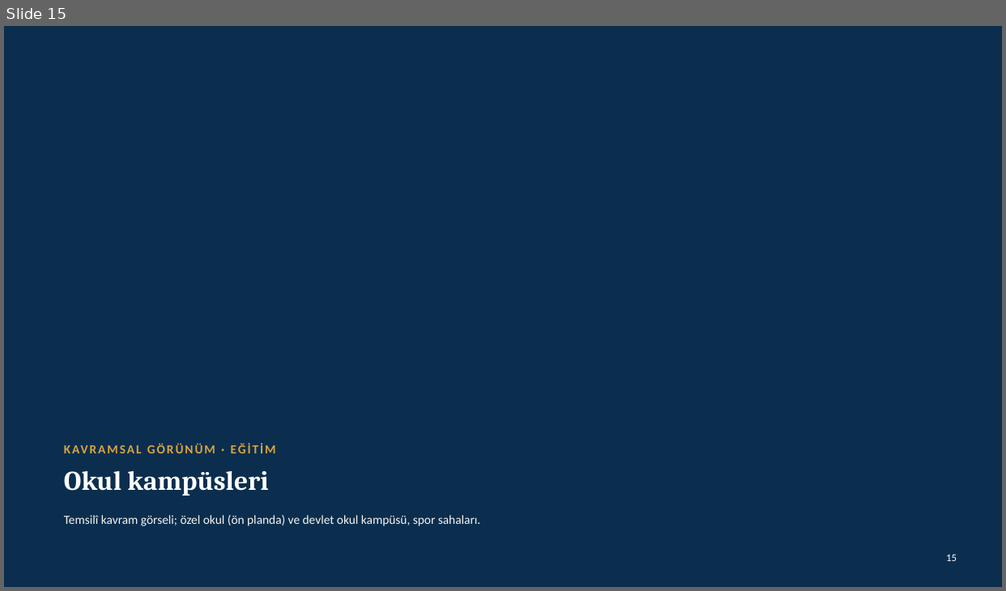
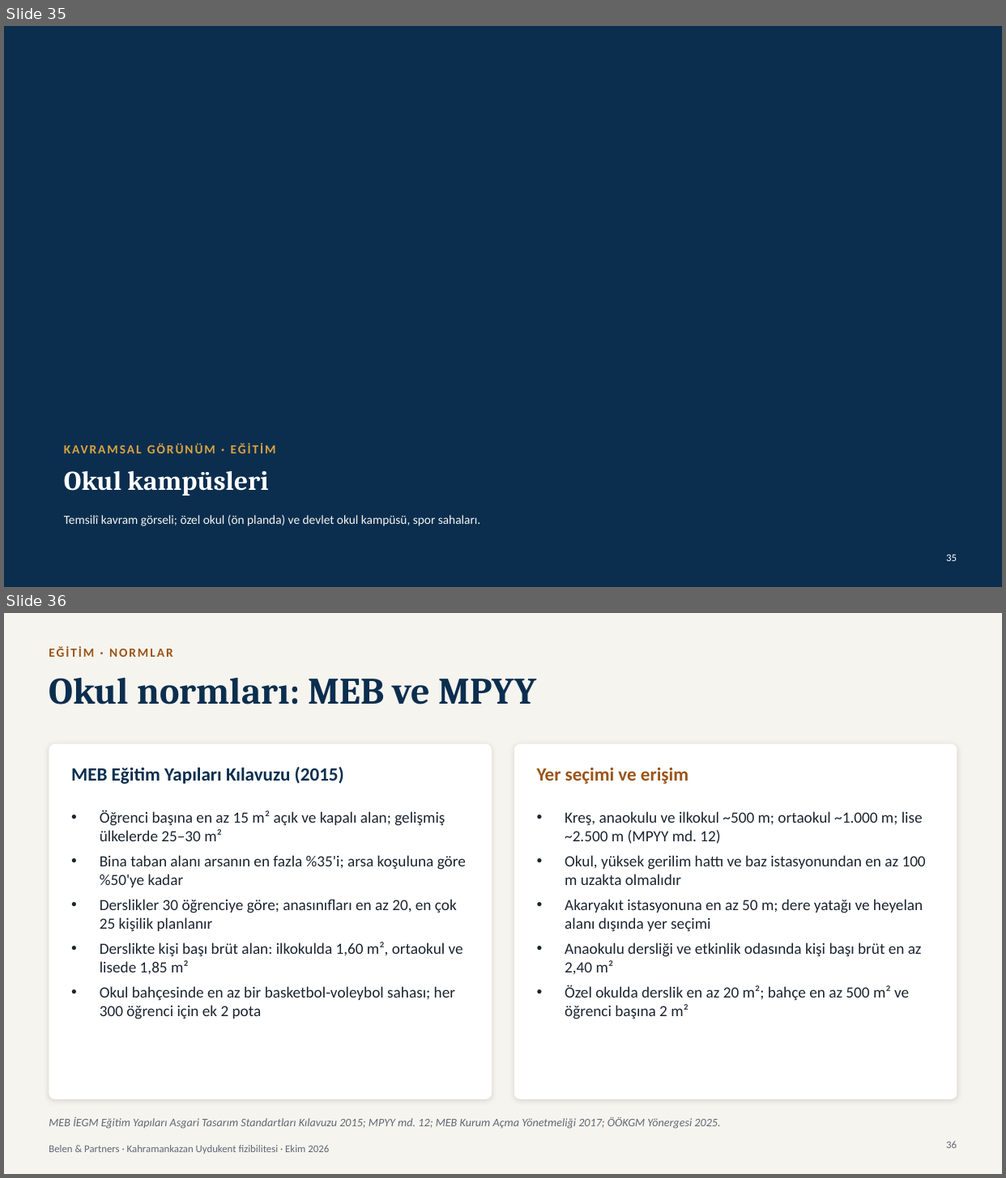
Before and after one commit to modularbelen-del/sunum, a slide deck: reports/Kahramankazan Uydukent sunumu.pptx. Shown one above the other, each under a label of ours: slide 15 before the commit, slides 35 and 36 after it. The pictures are 1006x591 and 1006x1178 pixels, drawn with LibreOffice and Linux fonts; fonts in the diff are those of the drawing; background and template pictures are left out. Boxes give left, top, right and bottom in pixels: in the first picture for what was removed or moved away, otherwise in the second. Text is boxed around its words. In the diff, an @@ line names an element or a change of style, - is before the commit and + after.

```diff
--- a/reports/Kahramankazan Uydukent sunumu.pptx
+++ b/reports/Kahramankazan Uydukent sunumu.pptx
@@ slide 36 added at bbox=[4, 613, 1002, 1174], background #F6F4EE @@
@@ text added at bbox=[49, 646, 173, 657], 12 pt, text #9A5418, bold @@
+EĞİTİM · NORMLAR
@@ title added at bbox=[49, 678, 536, 705], 36 pt, text #0B2E4F, bold @@
+Okul normları: MEB ve MPYY
@@ rounded rectangle added at bbox=[49, 744, 492, 1100], fill #FFFFFF @@
@@ rounded rectangle added at bbox=[514, 744, 957, 1100], fill #FFFFFF @@
@@ text added at bbox=[71, 767, 344, 784], 18 pt, text #0B2E4F, bold @@
+MEB Eğitim Yapıları Kılavuzu (2015)
@@ text added at bbox=[537, 768, 688, 784], 18 pt, text #9A5418, bold @@
+Yer seçimi ve erişim
@@ text added at bbox=[100, 810, 466, 1020], 15 pt, text #1B2430 @@
+• Öğrenci başına en az 15 m² açık ve kapalı alan; gelişmiş ülkelerde 25–30 m²
+• Bina taban alanı arsanın en fazla %35'i; arsa koşuluna göre %50'ye kadar
+• Derslikler 30 öğrenciye göre; anasınıfları en az 20, en çok 25 kişilik planlanır
+• Derslikte kişi başı brüt alan: ilkokulda 1,60 m², ortaokul ve lisede 1,85 m²
+• Okul bahçesinde en az bir basketbol-voleybol sahası; her 300 öğrenci için ek 2 pota
@@ text added at bbox=[565, 811, 926, 1020], 15 pt, text #1B2430 @@
+• Kreş, anaokulu ve ilkokul ~500 m; ortaokul ~1.000 m; lise ~2.500 m (MPYY md. 12)
+• Okul, yüksek gerilim hattı ve baz istasyonundan en az 100 m uzakta olmalıdır
+• Akaryakıt istasyonuna en az 50 m; dere yatağı ve heyelan alanı dışında yer seçimi
+• Anaokulu dersliği ve etkinlik odasında kişi başı brüt en az 2,40 m²
+• Özel okulda derslik en az 20 m²; bahçe en az 500 m² ve öğrenci başına 2 m²
@@ text added at bbox=[49, 1117, 720, 1129], 11 pt, text #5E6875, italic @@
+MEB İEGM Eğitim Yapıları Asgari Tasarım Standartları Kılavuzu 2015; MPYY md. 12; MEB Kurum Açma Yönetmeliği 2017; ÖÖKGM Yönergesi 2025.
@@ text added at bbox=[49, 1145, 329, 1154], 10 pt, text #5E6875 @@
+Belen & Partners · Kahramankazan Uydukent fizibilitesi · Ekim 2026
@@ page number added at bbox=[946, 1141, 957, 1148], 10 pt, text #5E6875 @@
+36
@@ what was slide 15 is now slide 35 @@
@@ page number at bbox=[946, 554, 957, 561]: text changed @@
-15
+35
```
Also in this commit, not shown: 5 slides changed, 34 other slides added, 2 other files.
